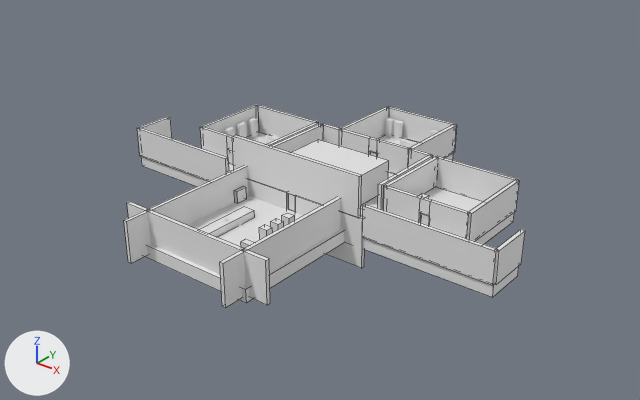
Two versions of the Blender file level/level.blend, one commit apart.
One viewpoint serves both versions: a 50 mm camera at (77.9, -80.7, 60.6) aimed at (1.1, 15.3, 1.1). Lighting does not change. The marker at lower left points along +X, +Y and +Z. The picture after the commit comes second. Mesh edges are drawn as thin lines on the coarser meshes.

Objects in the first picture: 'Cube', 'Cube.001', 'Cube.002', 'Cube.004', 'Cube.013', 'Cube.014', 'Geo_Central_Storage_Island', 'Geo_Cyan_East', 'Geo_Cyan_North', 'Geo_Hall_Lower_Floor', 'Geo_Hall_South_East', 'Geo_Hall_South_West' and 42 more.
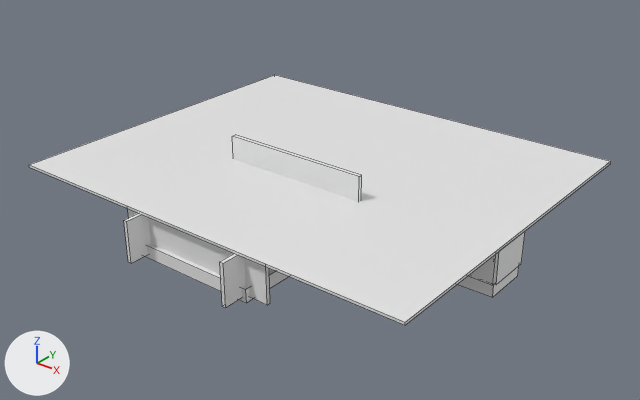
Changed parts and their boxes [x1, y1, x2, y2] in the pictures (640 x 400 px):
'Roof_Ceiling_All', added: after [29, 75, 611, 325]
'Geo_Hall_South_East', unchanged, covered by the edit: before [362, 204, 497, 285]; after [469, 253, 497, 285]
'Cube', unchanged, covered by the edit: before [145, 196, 344, 303]; after [145, 244, 289, 303]
'Cube.002', unchanged, covered by the edit: before [220, 197, 341, 308]; after [220, 253, 273, 308]
'Cube.001', unchanged, covered by the edit: before [124, 165, 248, 263]; after [124, 213, 151, 263]

What changed in the scene script:
```text
Add me_cube_008:
    me_cube_008.from_pydata(...)  # a box spanning x -34.4..34.4, y -28.4..28.4, z -0.2..0.2
    me_cube_008.materials.append(mat_blockout_grey)  # white #e7e7e7
Add ob_roof_ceiling_all:
    ob_roof_ceiling_all = bpy.data.objects.new('Roof_Ceiling_All', me_cube_008)
    ob_roof_ceiling_all.location = (0.0, 17.0, 6.2)
```
